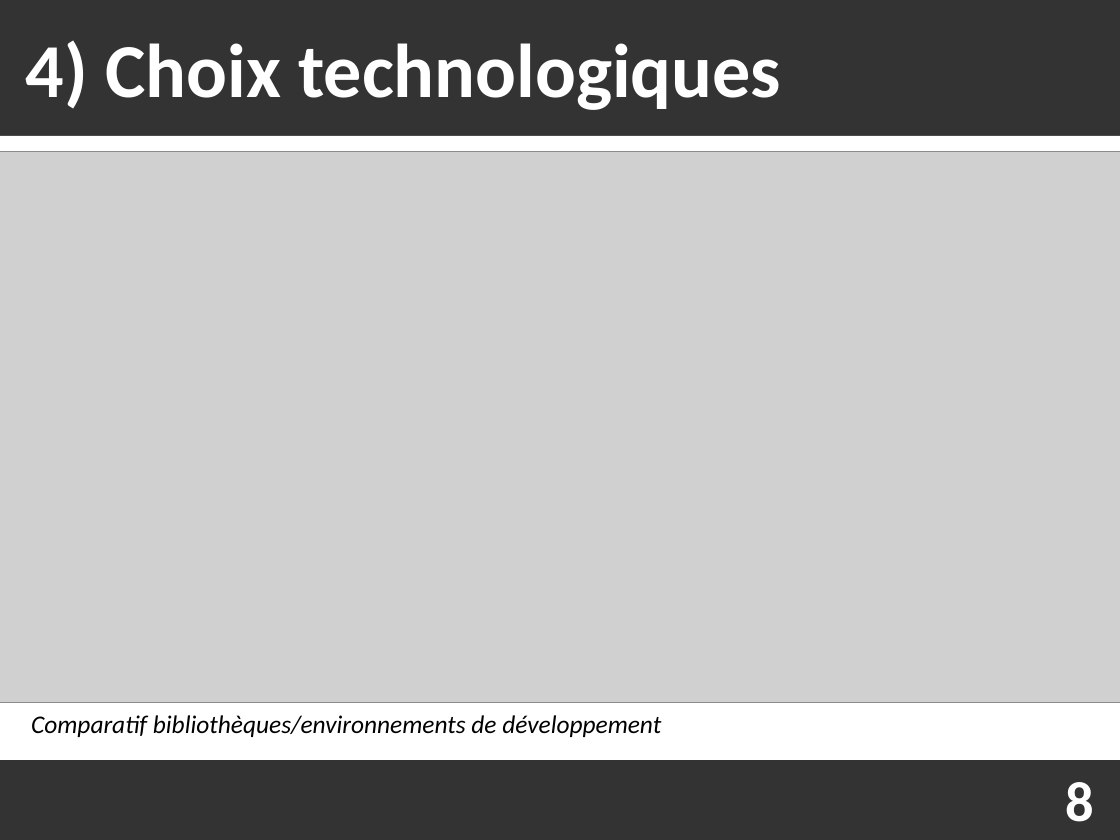
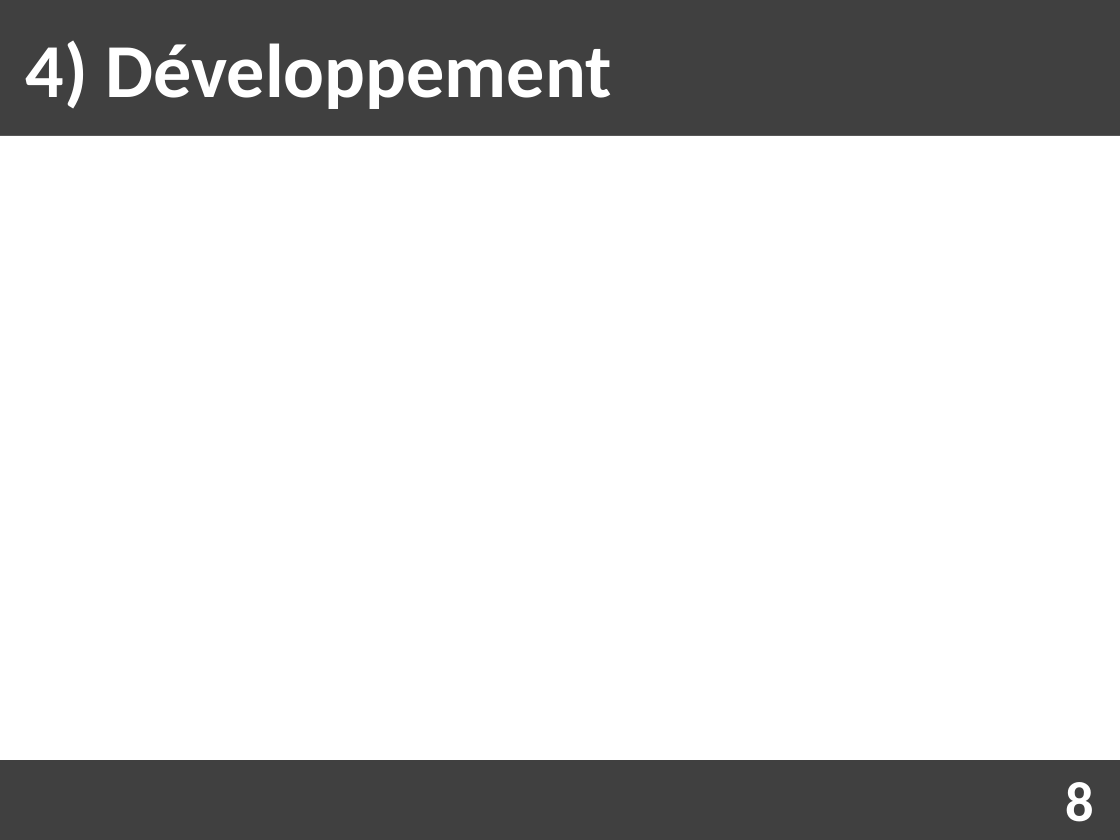
Before and after one commit to Fabou58/PROJET_5, a slide deck: slide 9 of soutenance/soutenance.odp. Drawn at 1120x840 pixels with LibreOffice and Linux fonts; fonts in the diff are those of the drawing; grey boxes stand for pictures. Boxes give left, top, right and bottom in pixels: in the first picture for what was removed or moved away, otherwise in the second. Text is boxed around its words. In the diff, an @@ line names an element or a change of style, - is before the commit and + after.

```diff
--- a/soutenance/soutenance.odp
+++ b/soutenance/soutenance.odp
@@ background #333333 to #404040 @@
@@ text at (26,41,611,109): text changed @@
-4) Choix technologiques
+4) Développement
@@ picture removed at (0,151,1120,702) @@
@@ text removed at (31,715,661,737) @@
-Comparatif bibliothèques/environnements de développement
```
Also in this commit, not shown: 10 other slides changed, 1 slide added, 1 slide removed, 1 other file.
